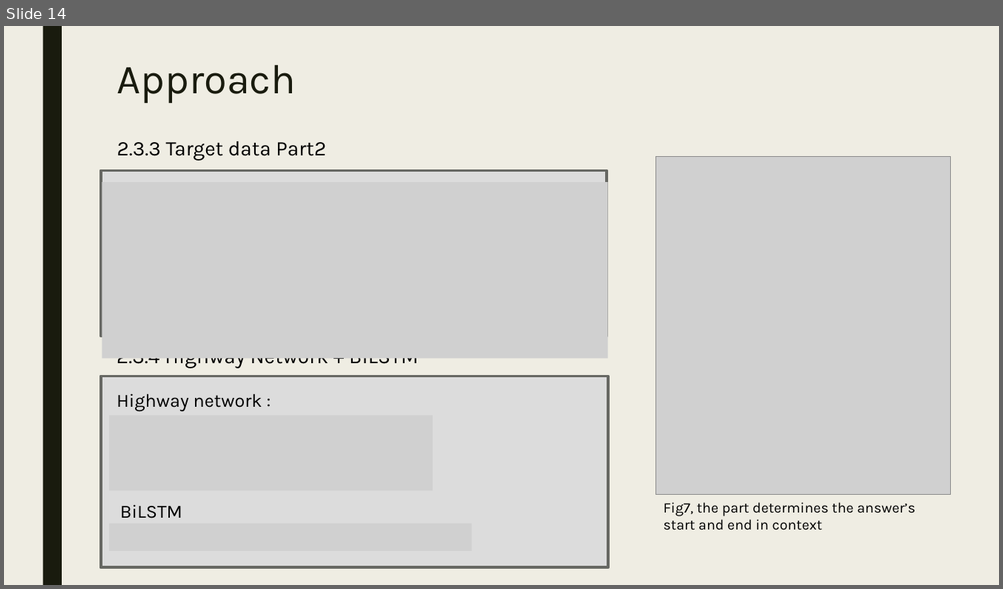
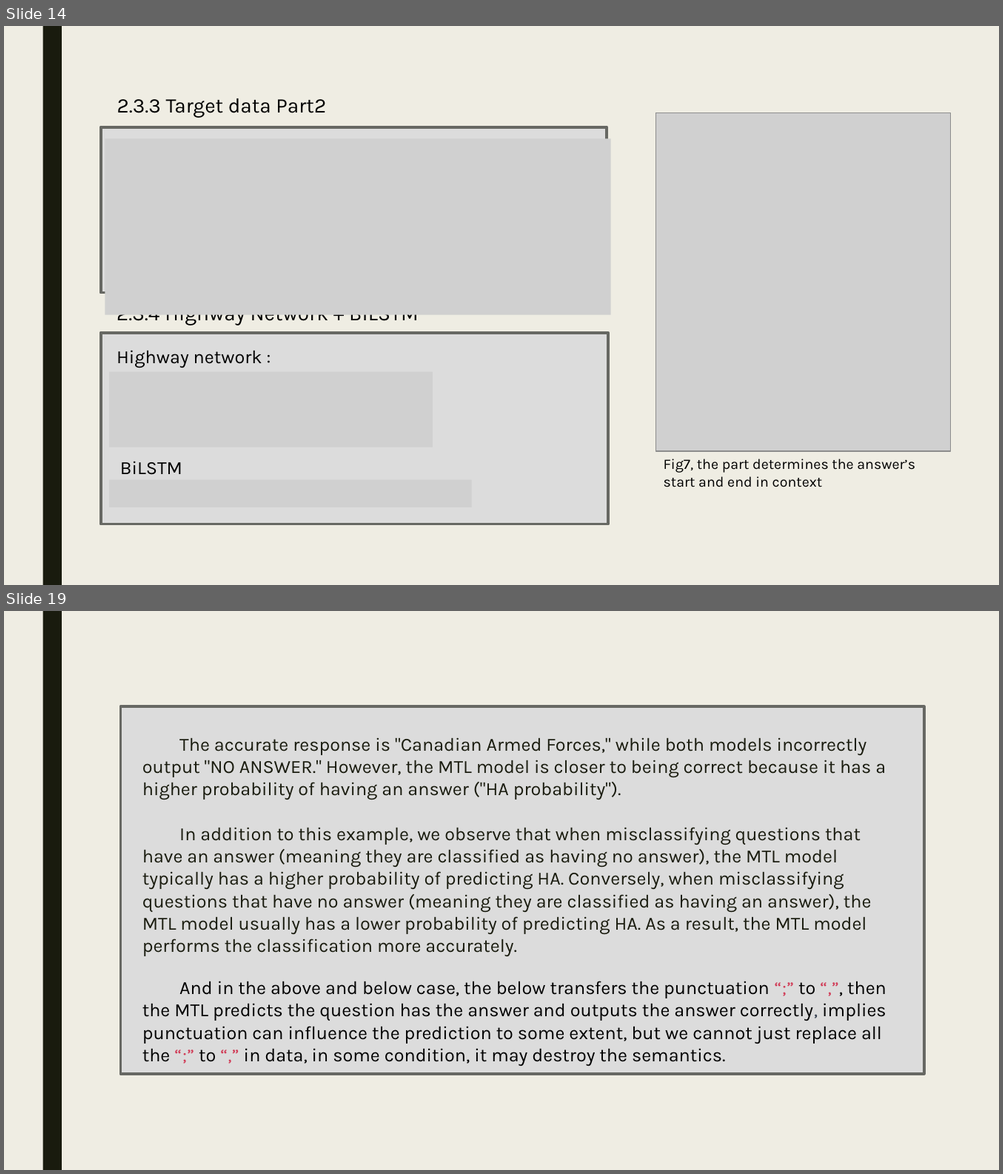
Before and after one commit to wangjasonx62301/How-multitasking-benefits-QA-Retrieval, a slide deck: Temp_2.pptx. Shown one above the other, each under a label of ours: slide 14 before the commit, slides 14 and 19 after it; the slides between them are not shown. The pictures are 1003x589 and 1003x1174 pixels, drawn with LibreOffice and Linux fonts; fonts in the diff are those of the drawing; grey boxes stand for pictures. Boxes give left, top, right and bottom in pixels: in the first picture for what was removed or moved away, otherwise in the second. Text is boxed around its words. In the diff, an @@ line names an element or a change of style, - is before the commit and + after.

```diff
--- a/Temp_2.pptx
+++ b/Temp_2.pptx
@@ slide 19 added at (x1=4, y1=611, x2=999, y2=1170), background #EFEDE3; not listed: 1 template element that a slide beside it also shows @@
@@ rectangle added at (x1=120, y1=706, x2=924, y2=1074), fill #DCDCDC, outline #686863 2.75 pt @@
@@ text added at (x1=142, y1=738, x2=886, y2=1062), 18 pt, text #191B0E @@
+The accurate response is "Canadian Armed Forces," while both models incorrectly output "NO ANSWER." However, the MTL model is closer to being correct because it has a higher probability of having an answer ("HA probability").
+In addition to this example, we observe that when misclassifying questions that have an answer (meaning they are classified as having no answer), the MTL model typically has a higher probability of predicting HA. Conversely, when misclassifying questions that have no answer (meaning they are classified as having an answer), the MTL model usually has a lower probability of predicting HA. As a result, the MTL model performs the classification more accurately.
+And in the above and below case, the below transfers the punctuation “;” to “,”, then the MTL predicts the question has the answer and outputs the answer correctly, implies punctuation can influence the prediction to some extent, but we cannot just replace all the “;” to “,” in data, in some condition, it may destroy the semantics.
@@ slide 14 changed as well @@
@@ title removed at (x1=117, y1=65, x2=296, y2=103) @@
-Approach
@@ picture moved from (x1=102, y1=182, x2=608, y2=358) to (x1=105, y1=138, x2=611, y2=315) @@
@@ 5 texts, 2 pictures, 2 rectangles moved together from (x1=101, y1=141, x2=950, y2=568) to (x1=101, y1=99, x2=950, y2=525) @@
@@ picture added at (x1=109, y1=480, x2=472, y2=508) @@
@@ picture removed at (x1=109, y1=524, x2=472, y2=551) @@
```
Also in this commit, not shown: 13 other slides changed, 5 other slides added, 2 slides removed, 5 other files.
